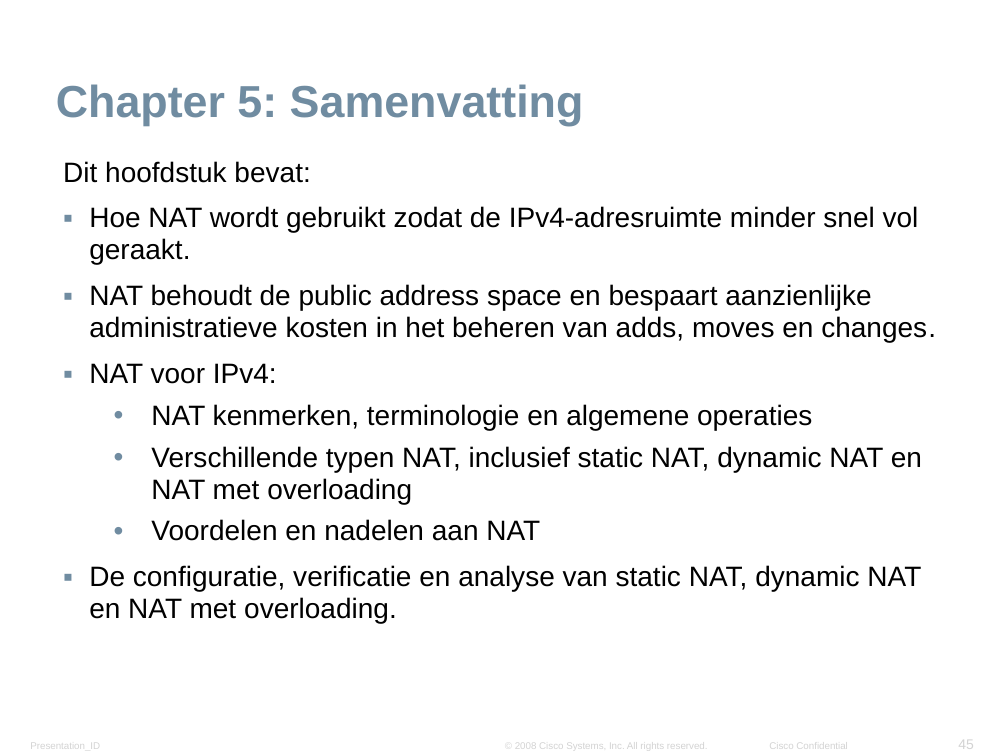
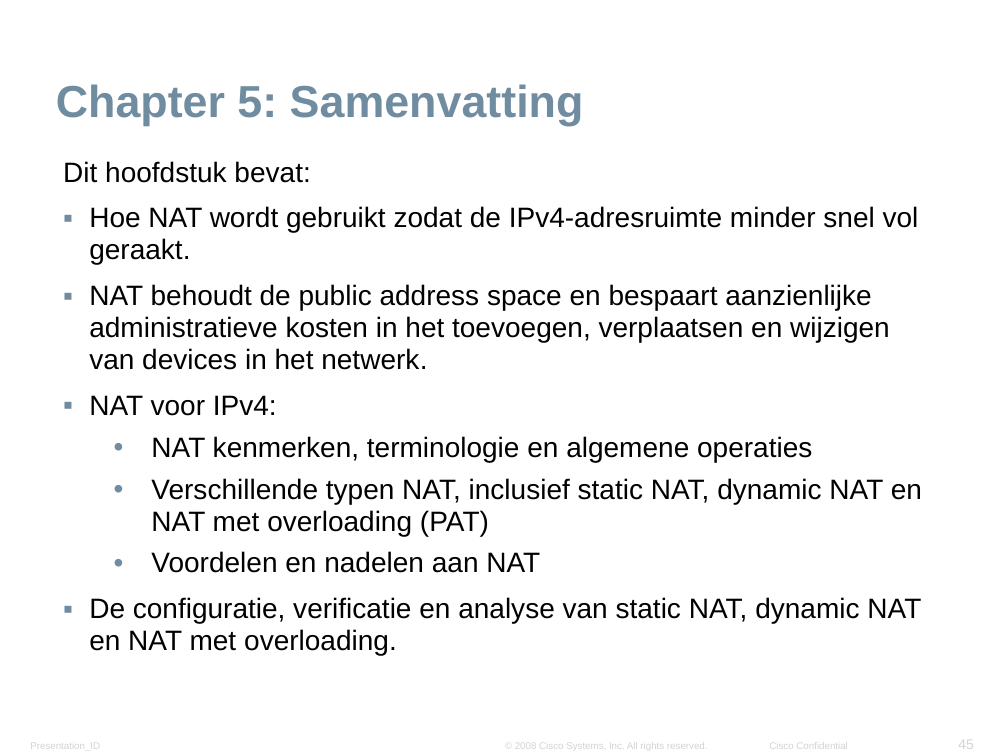
Before and after one commit to kenzot11/Presentatie-NAT, a slide deck: slide 45 of Networking Advanced - Chapter5 - NAT.pptx. Drawn at 1008x756 pixels with LibreOffice and Linux fonts; fonts in the diff are those of the drawing; background and template pictures are left out. Boxes give left, top, right and bottom in pixels: in the first picture for what was removed or moved away, otherwise in the second. Text is boxed around its words. In the diff, an @@ line names an element or a change of style, - is before the commit and + after.

```diff
--- a/Networking Advanced - Chapter5 - NAT.pptx
+++ b/Networking Advanced - Chapter5 - NAT.pptx
@@ text at (89, 284, 890, 370): text changed @@
-▪ NAT behoudt de public address space en bespaart aanzienlijke administratieve kosten in het beheren van adds, moves en changes.
+▪ NAT behoudt de public address space en bespaart aanzienlijke administratieve kosten in het toevoegen, verplaatsen en wijzigen van devices in het netwerk.
@@ text at (151, 478, 922, 536): text changed @@
-  • Verschillende typen NAT, inclusief static NAT, dynamic NAT en NAT met overloading
+  • Verschillende typen NAT, inclusief static NAT, dynamic NAT en NAT met overloading (PAT)
```
Also in this commit, not shown: 5 other slides changed.
